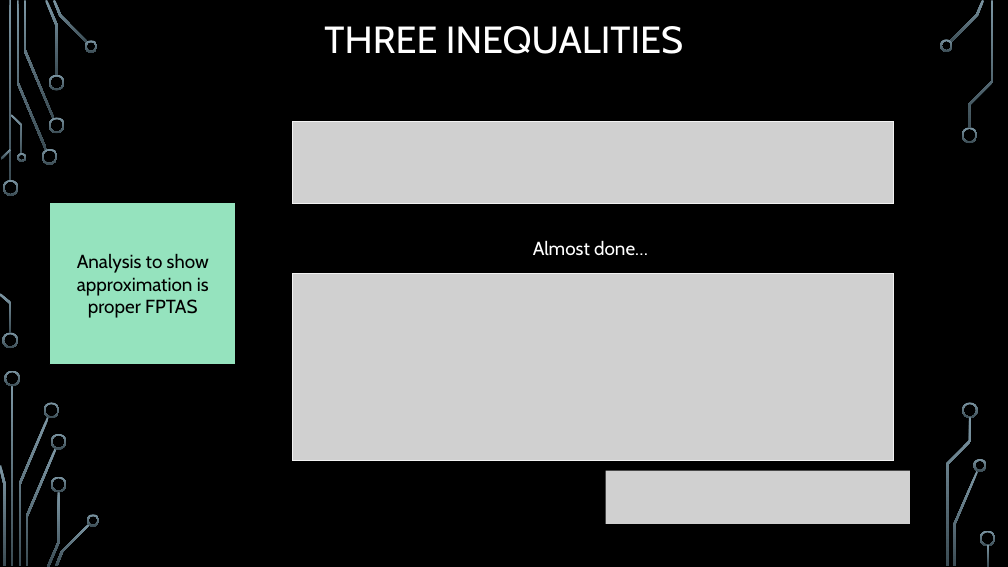
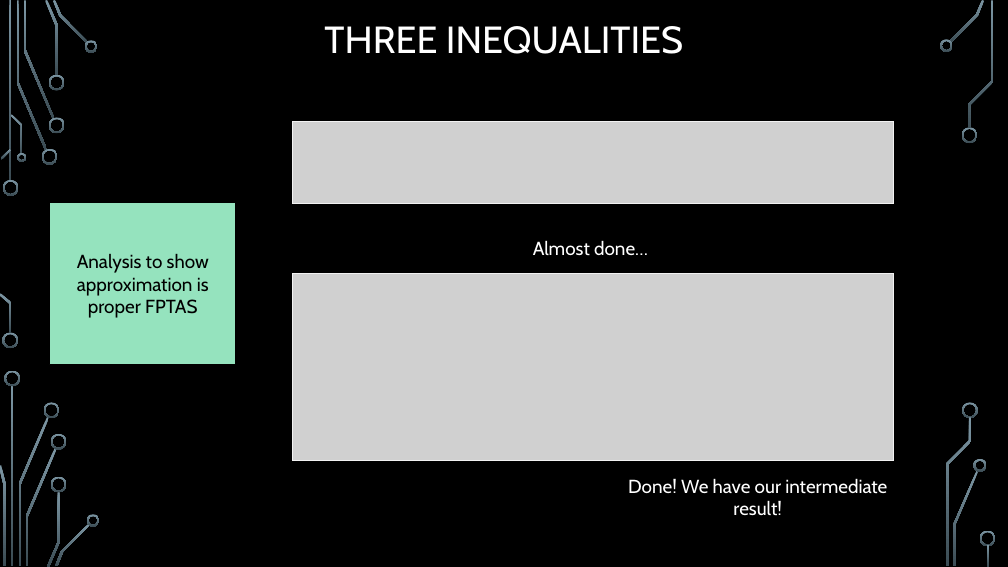
Before and after one commit to markfloryan/advAlgo, a slide deck: slide 34 of slides/Approx-02-More.pptx. Drawn at 1008x567 pixels with LibreOffice and Linux fonts; fonts in the diff are those of the drawing; grey boxes stand for pictures; background and template pictures are left out. Boxes give left, top, right and bottom in pixels: in the first picture for what was removed or moved away, otherwise in the second. Text is boxed around its words. In the diff, an @@ line names an element or a change of style, - is before the commit and + after.

Commit message:
slide updates

```diff
--- a/slides/Approx-02-More.pptx
+++ b/slides/Approx-02-More.pptx
@@ picture removed at [606, 470, 910, 524] @@
@@ text added at [628, 478, 887, 516], 18 pt, text #FFFFFF @@
+Done! We have our intermediate result!
```
Also in this commit, not shown: 2 other files.
